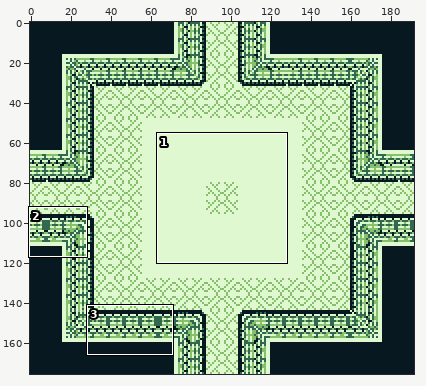
Edited in one commit: sprite sheet (assets/backgrounds/tile2.png). Above, an overview of the earlier version with the close-up marked.
Close-up. As it was:
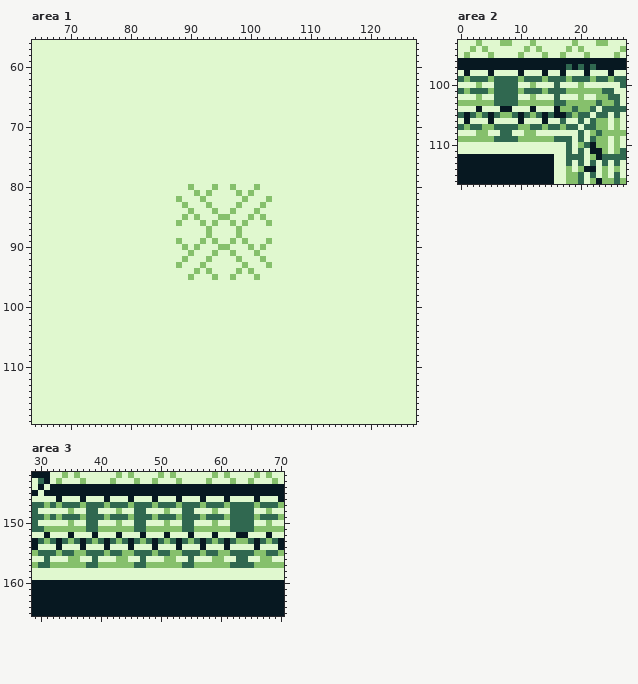
The file is 192x176 pixels. Shown: area 1: x 64..127, y 56..119; area 2: x 0..27, y 93..116; area 3: x 29..70, y 142..165.
And afterwards:
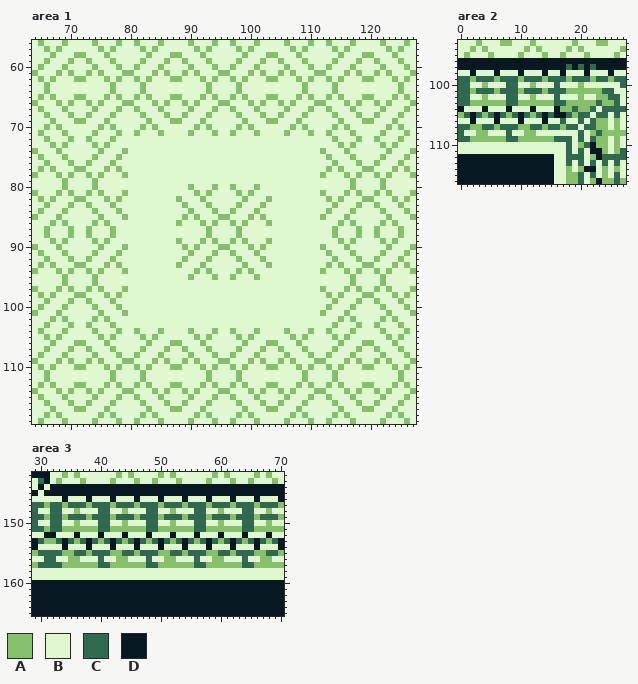
Palette (. is transparent): A #86c06c  B #e0f8cf  C #306850  D #071821
Diff:
Changed rows in their new state; - is an unchanged pixel.
Area 1:
first column x 64:
 56 -A---A----A---A--A---A----A---A--A---A----A---A--A---A----A---A-
 57 --A-A------A-A----A-A------A-A----A-A------A-A----A-A------A-A--
 58 ---A---AA---A------A---AA---A------A---AA---A------A---AA---A---
 59 --A---A--A---A----A---A--A---A----A---A--A---A----A---A--A---A--
 60 -A---A----A---A--A---A----A---A--A---A----A---A--A---A----A---A-
 61 A---A-A--A-A---AA---A-A--A-A---AA---A-A--A-A---AA---A-A--A-A---A
 62 -A-A---AA---A-A--A-A---AA---A-A--A-A---AA---A-A--A-A---AA---A-A-
 63 --A----------A----A----------A----A----------A----A----------A--
 64 --A----------A----A----------A----A----------A----A----------A--
 65 -A-A---AA---A-A--A-A---AA---A-A--A-A---AA---A-A--A-A---AA---A-A-
 66 A---A-A--A-A---AA---A-A--A-A---AA---A-A--A-A---AA---A-A--A-A---A
 67 -A---A----A---A--A---A----A---A--A---A----A---A--A---A----A---A-
 68 --A---A--A---A----A---A--A---A----A---A--A---A----A---A--A---A--
 69 ---A---AA---A------A---AA---A------A---AA---A------A---AA---A---
 70 --A-A------A-A----A-A------A-A----A-A------A-A----A-A------A-A--
 71 -A---A----A---A--A---A----A---A--A---A----A---A--A---A----A---A-
 72 --A---A--A---A------------------------------------A---A--A---A--
 73 ---A-A----A-A--------------------------------------A-A----A-A---
 74 A---A------A---A--------------------------------A---A------A---A
 75 -A---A----A---A----------------------------------A---A----A---A-
 76 --A---A--A---A------------------------------------A---A--A---A--
 77 -A-A---AA---A-A----------------------------------A-A---AA---A-A-
 78 A---A-A--A-A---A--------------------------------A---A-A--A-A---A
 79 -----A----A------------------------------------------A----A-----
 80 -----A----A------------------------------------------A----A-----
 81 A---A-A--A-A---A--------------------------------A---A-A--A-A---A
 82 -A-A---AA---A-A----------------------------------A-A---AA---A-A-
 83 --A---A--A---A------------------------------------A---A--A---A--
 84 -A---A----A---A----------------------------------A---A----A---A-
 85 A---A------A---A--------------------------------A---A------A---A
 86 ---A-A----A-A--------------------------------------A-A----A-A---
 87 --A---A--A---A------------------------------------A---A--A---A--
 88 --A---A--A---A------------------------------------A---A--A---A--
 89 ---A-A----A-A--------------------------------------A-A----A-A---
 90 A---A------A---A--------------------------------A---A------A---A
 91 -A---A----A---A----------------------------------A---A----A---A-
 92 --A---A--A---A------------------------------------A---A--A---A--
 93 -A-A---AA---A-A----------------------------------A-A---AA---A-A-
 94 A---A-A--A-A---A--------------------------------A---A-A--A-A---A
 95 -----A----A------------------------------------------A----A-----
 96 -----A----A------------------------------------------A----A-----
 97 A---A-A--A-A---A--------------------------------A---A-A--A-A---A
 98 -A-A---AA---A-A----------------------------------A-A---AA---A-A-
 99 --A---A--A---A------------------------------------A---A--A---A--
100 -A---A----A---A----------------------------------A---A----A---A-
101 A---A------A---A--------------------------------A---A------A---A
102 ---A-A----A-A--------------------------------------A-A----A-A---
103 --A---A--A---A------------------------------------A---A--A---A--
104 -A---A----A---A--A---A----A---A--A---A----A---A--A---A----A---A-
105 --A-A------A-A----A-A------A-A----A-A------A-A----A-A------A-A--
106 ---A---AA---A------A---AA---A------A---AA---A------A---AA---A---
107 --A---A--A---A----A---A--A---A----A---A--A---A----A---A--A---A--
108 -A---A----A---A--A---A----A---A--A---A----A---A--A---A----A---A-
109 A---A-A--A-A---AA---A-A--A-A---AA---A-A--A-A---AA---A-A--A-A---A
110 -A-A---AA---A-A--A-A---AA---A-A--A-A---AA---A-A--A-A---AA---A-A-
111 --A----------A----A----------A----A----------A----A----------A--
112 --A----------A----A----------A----A----------A----A----------A--
113 -A-A---AA---A-A--A-A---AA---A-A--A-A---AA---A-A--A-A---AA---A-A-
114 A---A-A--A-A---AA---A-A--A-A---AA---A-A--A-A---AA---A-A--A-A---A
115 -A---A----A---A--A---A----A---A--A---A----A---A--A---A----A---A-
116 --A---A--A---A----A---A--A---A----A---A--A---A----A---A--A---A--
117 ---A---AA---A------A---AA---A------A---AA---A------A---AA---A---
118 --A-A------A-A----A-A------A-A----A-A------A-A----A-A------A-A--
119 -A---A----A---A--A---A----A---A--A---A----A---A--A---A----A---A-
Area 2:
first column x 0:
 98 -BD--BD-
 99 -CA--CA-
100 CC-BA-BB
101 -CA--CA-
102 CC-BA-BB
103 CC----AA
104 D--BD--B
105 ACDCACDC
106 -BD--BD-
107 -CAACCA-
108 C------B
109 CC----AA
Area 3:
first column x 32:
146 -BD--BD--BD--BD--BD--BD--BD--BD-
147 -CA--CA--CA--CA--CA--CA--CA--CA-
148 CC-BA-BBCC-BA-BBCC-BA-BBCC-BA-BB
149 -CA--CA--CA--CA--CA--CA--CA--CA-
150 CC-BA-BBCC-BA-BBCC-BA-BBCC-BA-BB
151 CC----AACC----AACC----AACC----AA
152 D--BD--BD--BD--BD--BD--BD--BD--B
153 ACDCACDCACDCACDCACDCACDCACDCACDC
154 -BD--BD--BD--BD--BD--BD--BD--BD-
155 -CAACCA--CAACCA--CAACCA--CAACCA-
156 C------BC------BC------BC------B
157 CC----AACC----AACC----AACC----AA
Changed places in both close-ups, as pixel boxes (x1, y1, x2, y2):
changed: (32, 40, 416, 424)
changed: (458, 70, 506, 142)
changed: (50, 496, 242, 568)
